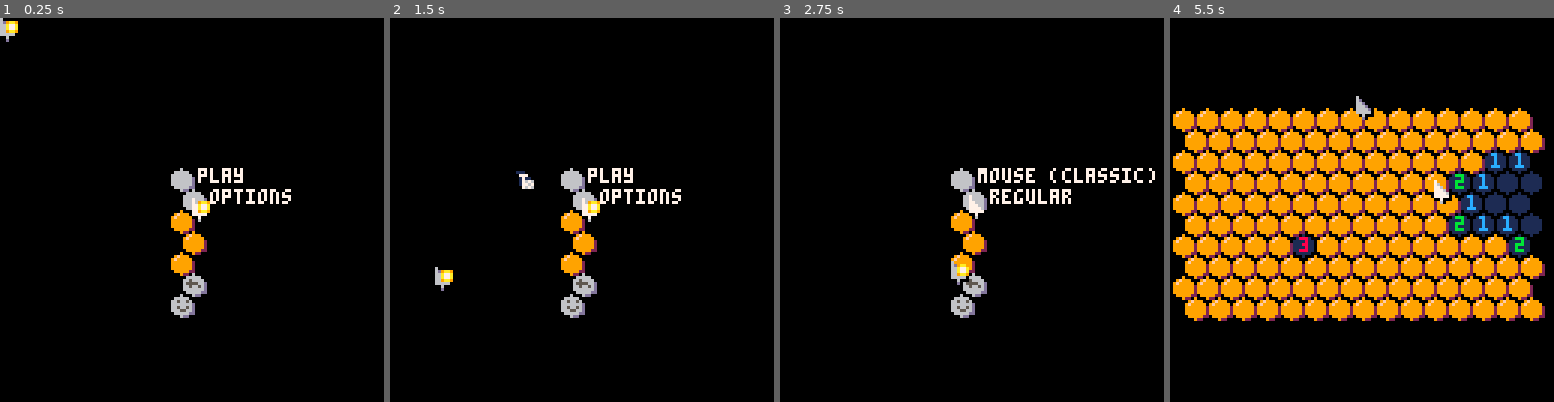
Above: before the commit, frames 1-4 (left to right).
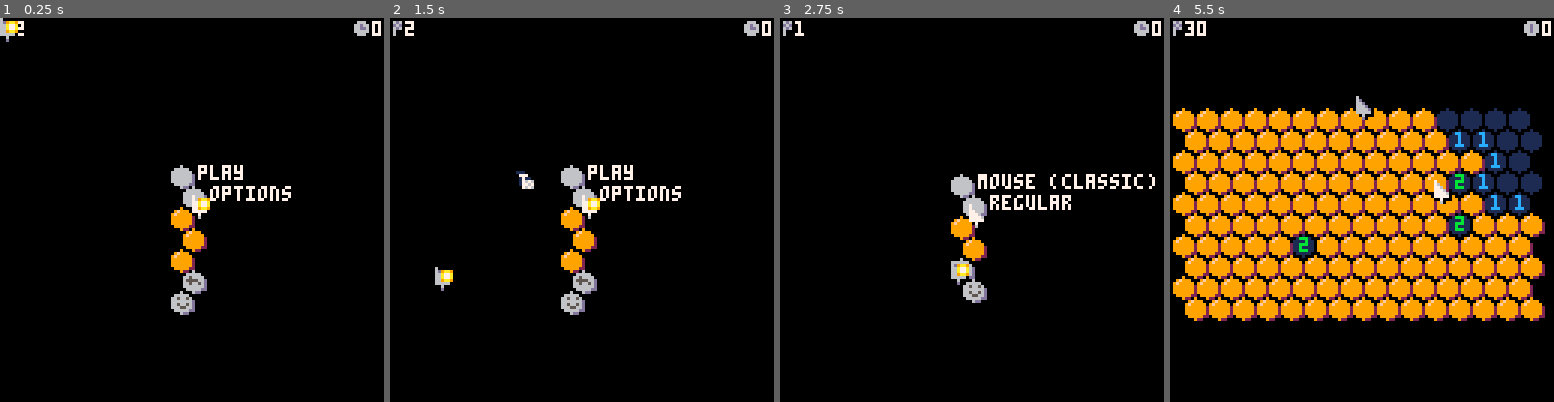
Above: after the commit, the same moments.

Repository: seaspaces27/hivesweeper-p8
Game: PICO-8 cartridge hivesweeper.p8
Same seed, same stepped clock (60 frames per second), same inputs: the game is played once before the commit and once after it.
Inputs (mouse positions are in pixels of both pictures, inside the frame that each line leads up to):
- Up to frame 1 (0.25 s): no input
- Up to frame 2 (1.5 s): tap X (X key) at 0.33, 1.07 s; click (670, 121) at 0.67 s; tap O (Z key) at 0.7 s; click (436, 267) at 1.22 s
- Up to frame 3 (2.75 s): hold Right 1.6-2.1 s; tap O (Z key) at 1.7, 2.1, 2.5 s; click (887, 114) at 1.77 s; tap X (X key) at 1.85 s; hold Up 2.15-2.42 s; click (952, 259) at 2.32 s; hold Right from 2.47 s (still down)
- Up to frame 4 (5.5 s): click (1404, 106) at 2.87 s; tap O (Z key) every 0.4 s from 2.9 to 5.3 s; tap X (X key) at 2.97, 4.08, 5.2 s; release Right at 3.03 s; hold Left 3.08-3.58 s; click (1465, 256) at 3.42 s; hold Down 3.63-3.97 s; click (1231, 102) at 3.97 s; hold Right 4.02-4.68 s; click (1292, 248) at 4.52 s; hold Up 4.73-5.03 s; click (1354, 94) at 5.07 s; hold Left from 5.08 s (still down)

The runs differ from the first frame. In frame 1, 1.9% of the frame differs, in the area x 4-100%, y 0-79%; in frame 2, 2.0%; in frame 3, 3.2%; in frame 4, 4.4%, in the area x 0-100%, y 0-63%.

Commit message:
added ui, randomised menu height
ui shows flag/bee count and timer. could add another for clicks maybe? the smiley face needs to be implemented too

Diff:
--- a/hivesweeper.p8
+++ b/hivesweeper.p8
@@ -31,7 +31,7 @@
   if s.screen==1 then
    s.tiles={"mouse (classic)","regular"}
   end
-  new_hive(1,#menu.tiles+3,2)
+  new_hive(1,#menu.tiles+rnd(4))
   for i=1,#menu.tiles do
 	  hives_screen_pos[i].act=i
 	 end
@@ -341,14 +341,16 @@
 	 new_cell(i)
 	end
 	mines[wi*hi]=false
-	bees_left=bees or sz*2 --add bees to map
+	all_bees=0
+	bees=bees or (hexs*.2)
+	bees_left=min(bees,hexs-1) or sz*2 --add bees to map
 	unopened=0 total_bees=bees_left
 	while bees_left>0 do
 	 local id=flr(rnd(wi*hi))
 	 if beehive[id]=="#" then
 	  beehive=setchr(beehive,id,"b")
 	  mines[id]=true
-	  bees_left-=1
+	  bees_left-=1 all_bees+=1
 	 end
 	end
 
@@ -375,6 +377,7 @@
  --if(not menu.active)sfx(4)
  first_call=true
  gamerunning=true
+ timer_reset()
 end
 
 function _update60()
@@ -587,6 +590,8 @@
   local pa=parts[i]
   pa:drw()
  end
+ --draw ui
+ ui_draw()
  --draw mouse
  pal(1,0)
  local id=17
@@ -762,6 +767,18 @@
  print(txt,x+ox,y,c)
 end
 -->8
+function timer_reset()
+ t_start=nil t_end=nil
+ game_length=nil
+end
+function timer_start()
+ t_start=time()
+ game_length=0
+end
+function timer_end()
+ t_end=time()
+ game_length=t_end-t_start
+end
 function winlose(gameover)
  if gameover then--unopened<(total_bees or 0) then
   --lost
@@ -778,11 +795,14 @@
   end
  elseif unopened==total_bees then
   --win
-  music(1) gamerunning=false
+  gamerunning=false
+  if not menu.active then music(1)
+  else sfx(20)end
  end
  if not gamerunning then
  	--menu.active=true
  	end_bits()
+ 	timer_end()
  end
 end
 function end_bits()
@@ -797,6 +817,7 @@
   for i=1,#players do
    players[i].first_call=false
   end
+  timer_start()
  else
   sfx(13)
  end
@@ -901,6 +922,34 @@
  end
 end
 
+--mouse_icon="\^:0103070305000000"
+--flag_icon="\^:0707070404000000"
+clock_icon="\^:0e151d110e000000"
+function header()
+
+end
+function ui_draw()color(7)
+ str=#flags
+ str=all_bees
+ local tx=1 ty=1
+	sspr(4,8,3,5,tx,ty)tx+=4
+	print(all_bees-#flags,tx,ty)
+
+	--print(flag_icon..all_bees-#flags)
+ //if  then ct=(start and flr(time())-start) or "0:00"
+ //else ct=game_length or"0:00"end
+ ct=(t_end and game_length)or
+ (game_length==0 and flr(time()-t_start))
+ or "0"
+ str=ct
+ l=print(str,0,-128)
+ print(str,128-l,ty)
+ local to=
+ not t_end and t_start and((flr(1+time()-t_start)%4)*4)or 0
+ sspr(0,16+to,5,5,128-l-6,ty)
+end
+
+
 
 
 
Not shown, changed: 24 lines of the sprite sheet (__gfx__) section of hivesweeper.p8
